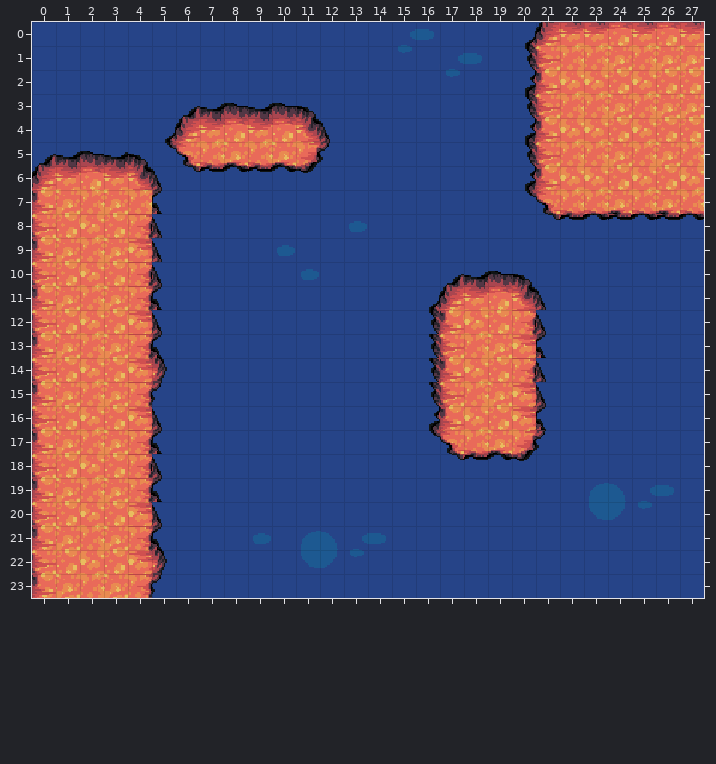
Level history. Tiled map (JSON): client/src/assets/resource/map/map1_1.json. Above: the version before the commit.
Cells are 16x16 px. Shown: x 0..27, y 0..23.
After the commit:
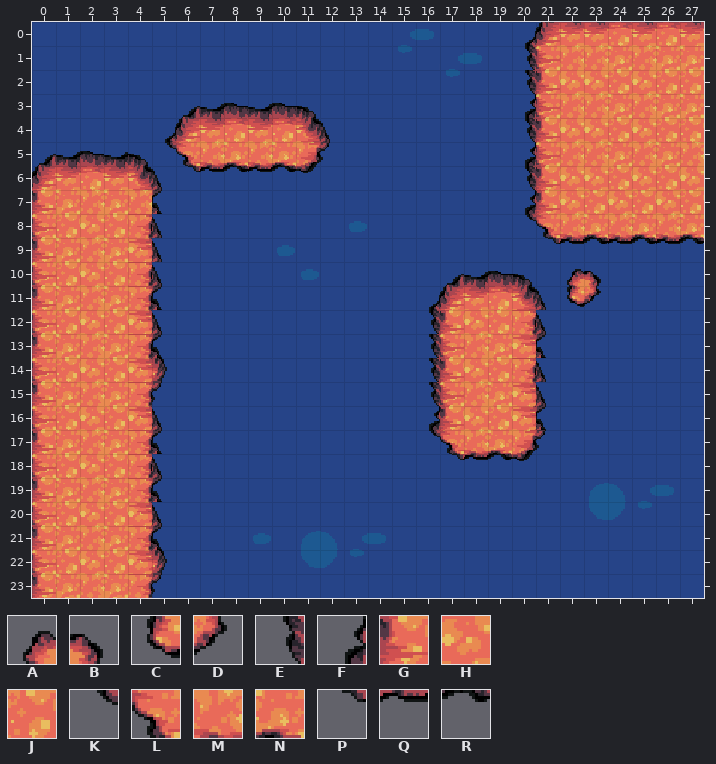
Key: from "tiledset": A 30, B 31, C 42, D 43, E 78, F 90, G 91, H 92, J 93, K 102, L 103, M 104, N 105, P 115, Q 116, R 117.
_ is an empty cell.
Edits made:
Layer "object":
y 2: x 20 F -> E
y 3: x 20 E -> F
y 4: x 20 F -> E
y 5: x 20 E -> F
y 6: x 20 F -> E
y 7: x 20 K -> F
y 8: x 20..27 _PQRQRQR -> K_______
y 9: x 21..27 _______ -> PQRQRQR
y 10: x 22..23 __ -> AB
y 11: x 22..23 __ -> CD
Layer "collision":
y 7: x 21..27 LMMNMNM -> GHJHJHJ
y 8: x 21..27 _______ -> LMNMNMN
Pixel boxes of the changes (left, top, right, bottom) in both pictures:
changed: (525, 70, 704, 307)
